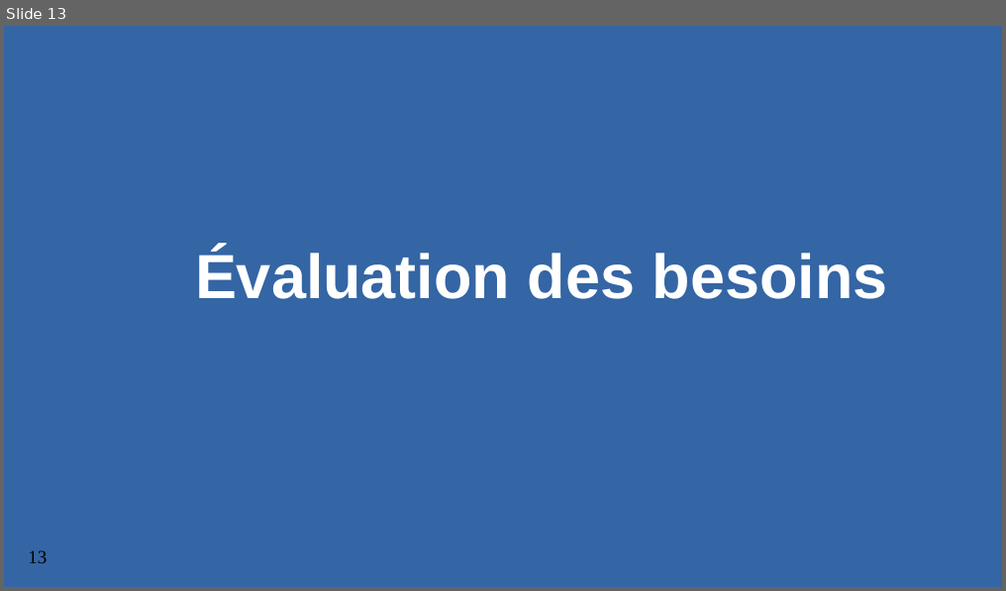
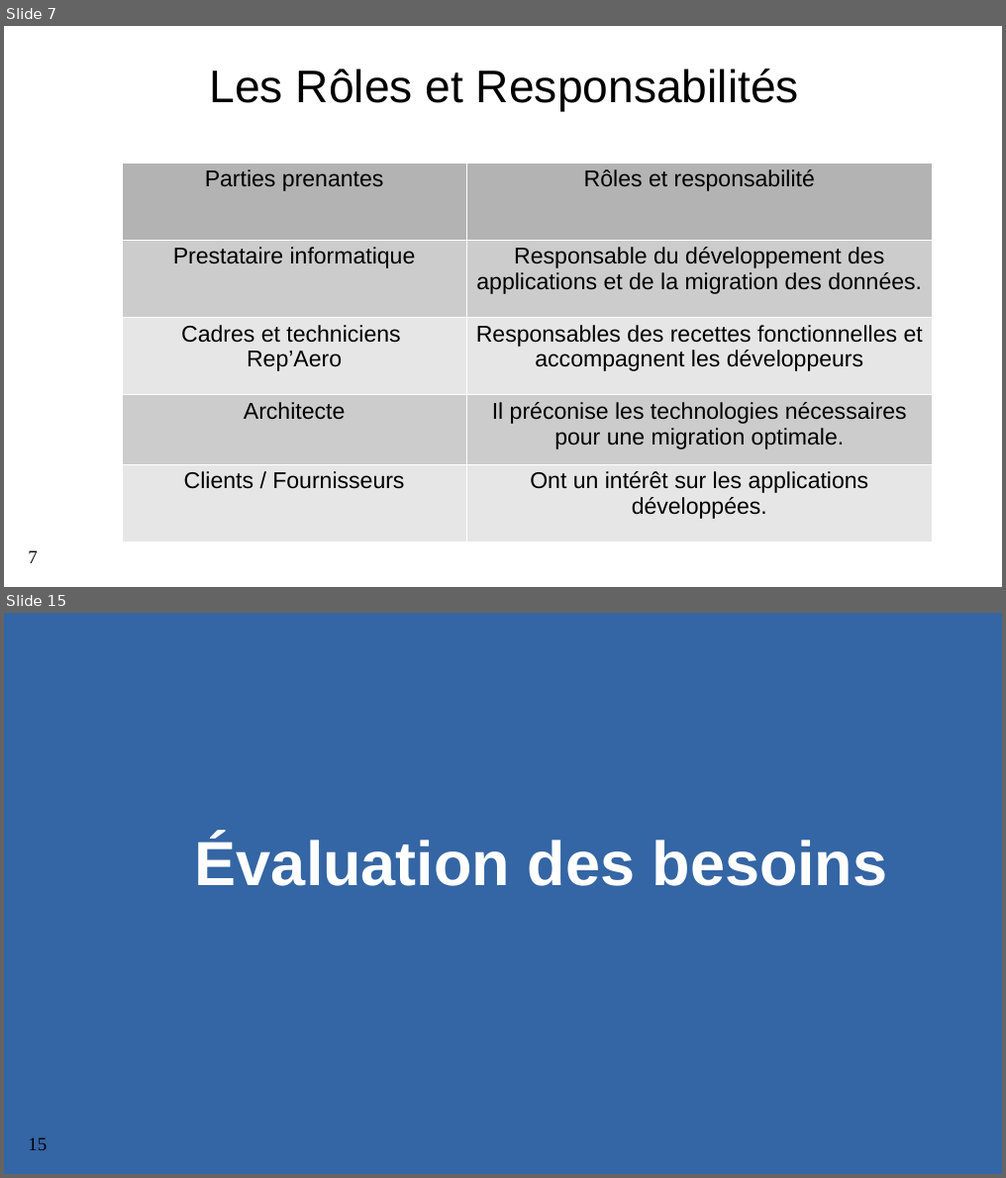
Before and after one commit to Lamessolo/ProjetLeadTech, a slide deck: P4_04_PresentationRecapitulatif.pptx. Shown one above the other, each under a label of ours: slide 13 before the commit, slides 7 and 15 after it; the slides between them are not shown. The pictures are 1006x591 and 1006x1178 pixels, drawn with LibreOffice and Linux fonts; fonts in the diff are those of the drawing; background and template pictures are left out. Boxes give left, top, right and bottom in pixels: in the first picture for what was removed or moved away, otherwise in the second. Text is boxed around its words. In the diff, an @@ line names an element or a change of style, - is before the commit and + after.

```diff
--- a/P4_04_PresentationRecapitulatif.pptx
+++ b/P4_04_PresentationRecapitulatif.pptx
@@ slide 7 added at <box>4,26,1002,587</box>, background #FFFFFF; not listed: 1 template element that a slide beside it also shows @@
@@ text added at <box>210,69,799,112</box>, 44 pt, text #000000 @@
+Les Rôles et Responsabilités
@@ table added at <box>122,163,932,542</box>, 5 rows, 2 columns @@
+Parties prenantes | Rôles et responsabilité
+Prestataire informatique | Responsable du développement des applications et de la migration des données.
+Cadres et techniciens / Rep’Aero | Responsables des recettes fonctionnelles et accompagnent les développeurs
+Architecte | Il préconise les technologies nécessaires pour une migration optimale.
+Clients / Fournisseurs | Ont un intérêt sur les applications développées.
@@ what was slide 13 is now slide 15 @@
@@ page number at <box>28,1138,47,1151</box>: text changed @@
-13
+15
```
Also in this commit, not shown: 10 slides changed, 9 other slides added, 6 slides removed, 5 other files.
